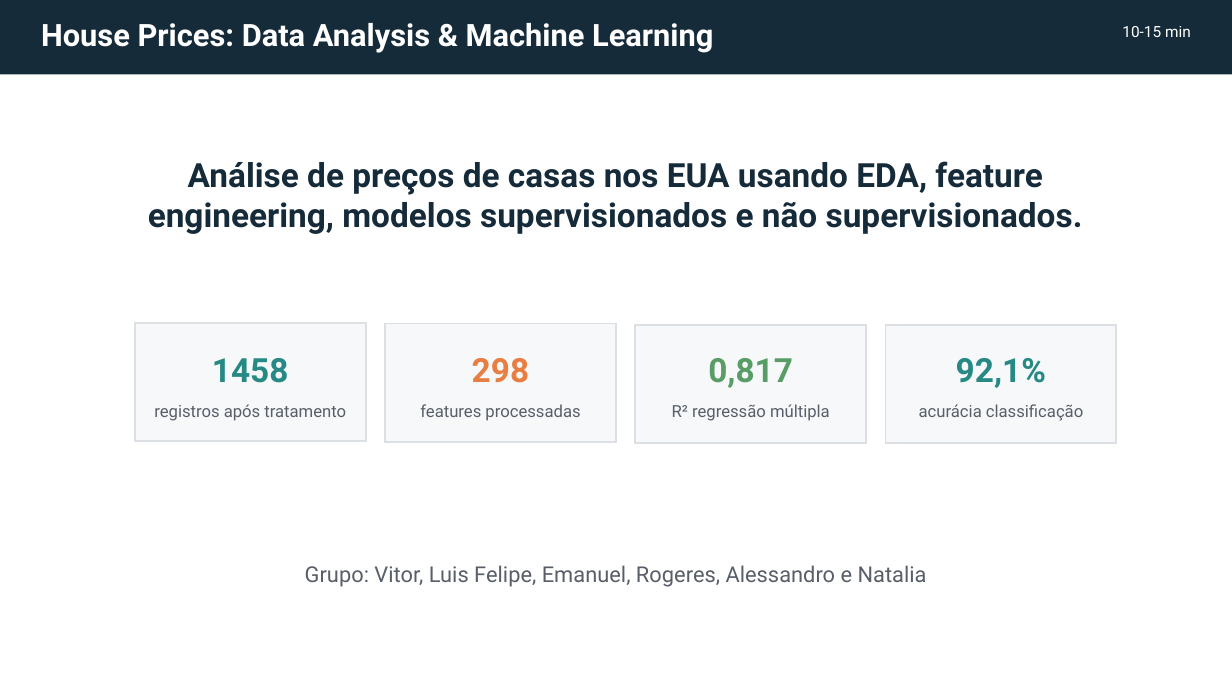
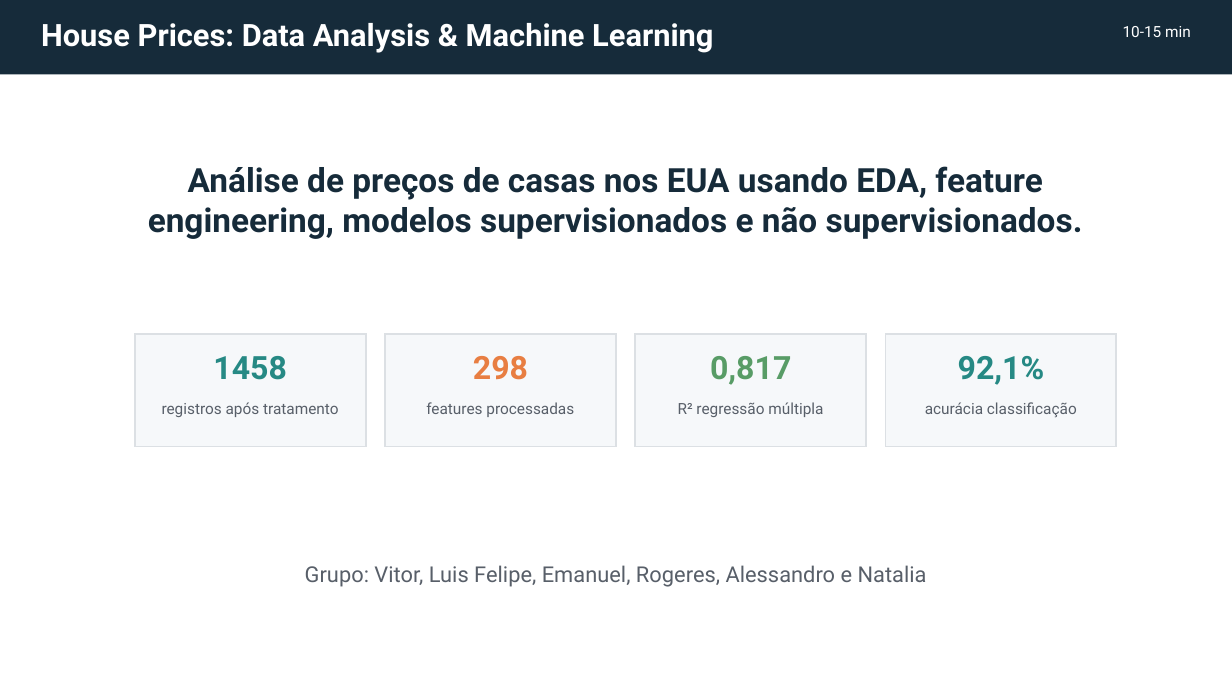
Before and after one commit to luisflipefv/analise-de-dados-c3, a slide deck: slide 1 of slides/apresentacao_house_prices_c3.pptx. Drawn at 1232x693 pixels with LibreOffice and Linux fonts; fonts in the diff are those of the drawing. Boxes give left, top, right and bottom in pixels: in the first picture for what was removed or moved away, otherwise in the second. Text is boxed around its words. In the diff, an @@ line names an element or a change of style, - is before the commit and + after.

```diff
--- a/slides/apresentacao_house_prices_c3.pptx
+++ b/slides/apresentacao_house_prices_c3.pptx
@@ text "Análise de preços de casas ...": place and size @@
-text "Análise de preços de casas ..." at box(148, 161, 1083, 234)
+text "Análise de preços de casas ..." at box(148, 166, 1083, 239)
@@ rectangle: place and size @@
-rectangle at box(135, 323, 366, 441)
+rectangle at box(135, 334, 366, 446)
@@ rectangle: place and size @@
-rectangle at box(385, 323, 616, 442)
+rectangle at box(385, 334, 616, 446)
@@ rectangle: place and size @@
-rectangle at box(636, 325, 867, 444)
+rectangle at box(636, 334, 867, 446)
@@ rectangle: place and size @@
-rectangle at box(885, 325, 1116, 444)
+rectangle at box(885, 334, 1116, 446)
@@ size 26 to 25 pt in 4 elements at box(213, 356, 287, 380), box(473, 356, 528, 380), box(710, 356, 791, 385), box(958, 356, 1045, 385) @@
@@ size 13 to 12 pt in 4 elements at box(162, 402, 338, 417), box(426, 402, 574, 417), box(678, 402, 823, 417), box(925, 402, 1077, 418) @@
```
Also in this commit, not shown: 9 other slides changed, 3 slides added, 2 slides removed, 2 other files.
